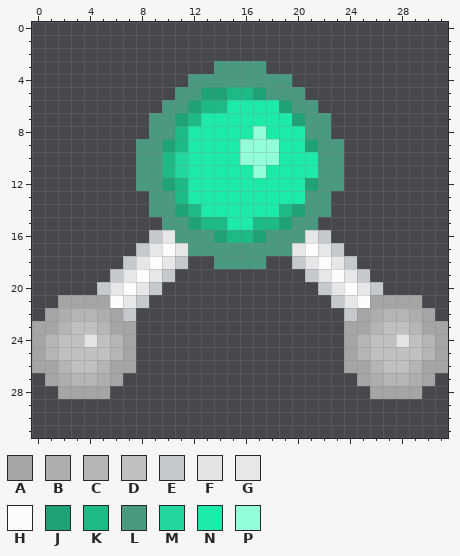
Two states of a pixel-art sprite, LoonyLab/Assets/Sprites/GFX/Objects/Compound/COMPOUND_H2O_missing_2H.png. Above is the file before it was changed.
The file is 32x32 pixels. Colours within 5 levels of each other are drawn and written as one.
Palette (. is transparent): A #a5a5a5  B #adaeaf  C #b5b5b5  D #c0c0c0  E #c5c8cd  F #e3e3e3  G #e6e7e9  H #fcfcfc  J #20a278  K #1db987  L #499a81  M #22d79d  N #1ceaa8  P #92ffd8
The result:
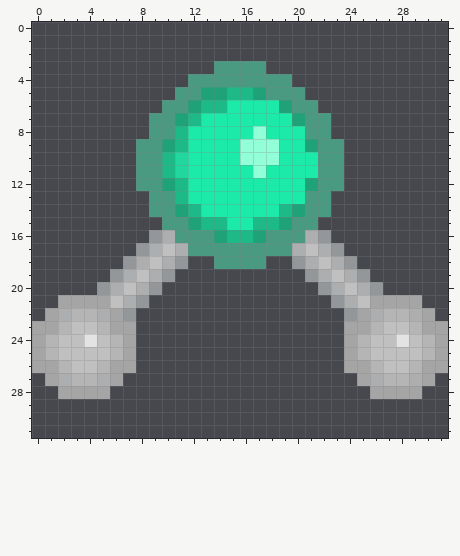
Changes in this commit:
colour E: #c5c8cd -> #94979a
y 16: x 10 G -> B; x 21 G -> B
y 17: x 9..11 GHG -> BDB; x 20..22 GHG -> BDB
y 18: x 8..10 GHG -> BDB; x 21..23 GHG -> BDB
y 19: x 7..9 GHG -> BDB; x 22..24 GHG -> BDB
y 20: x 6..8 GHG -> BDB; x 23..25 GHG -> BDB
y 21: x 6..7 HG -> DB; x 24..25 GH -> BD
Changed places in both pictures, as pixel boxes (x1, y1, x2, y2):
changed: (97, 230, 188, 321)
changed: (292, 230, 383, 321)
